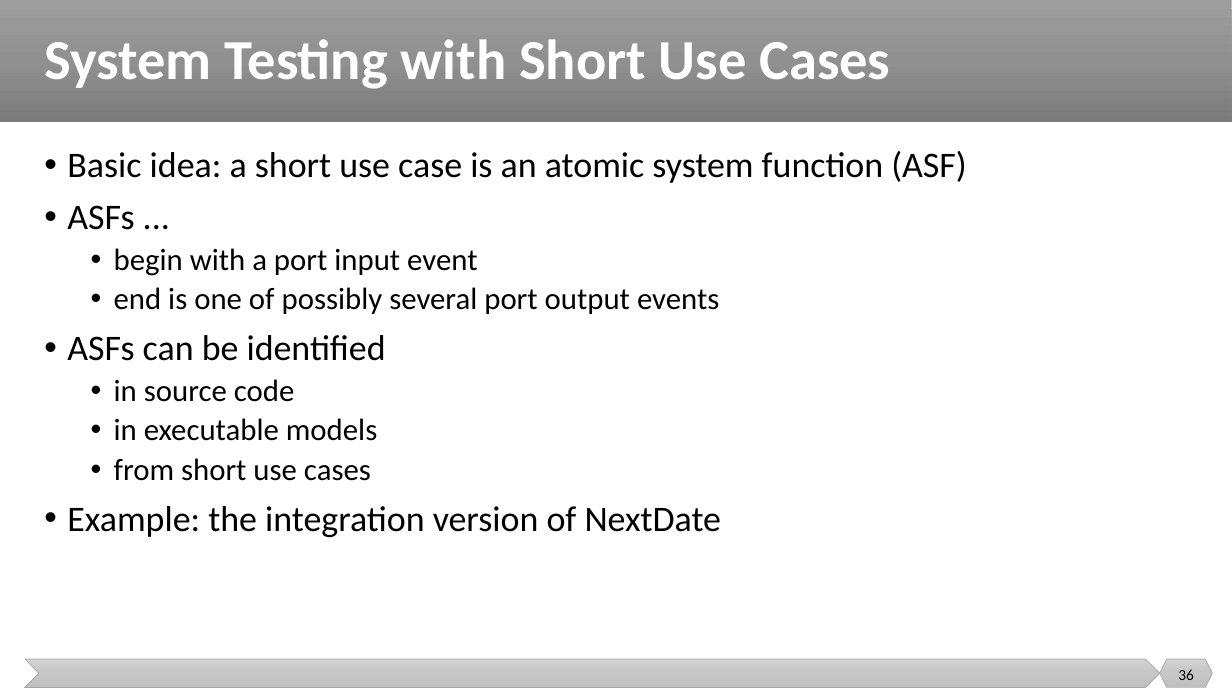
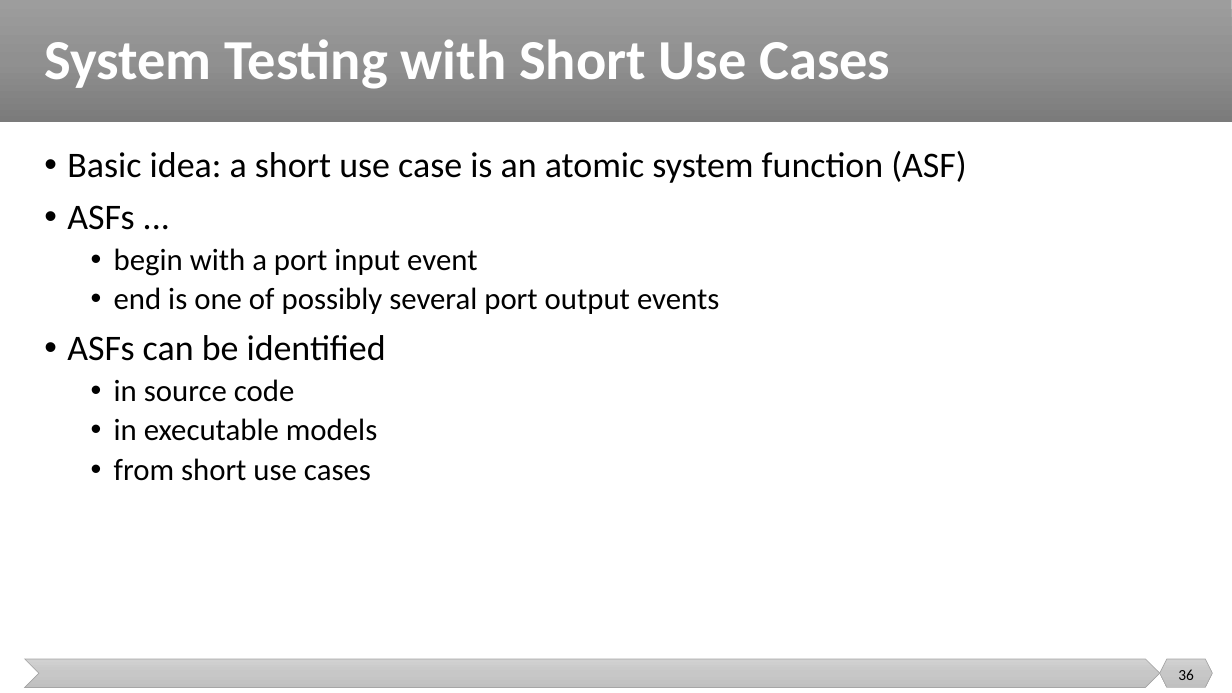
Before and after one commit to malenezi/malenezi, a slide deck: slide 36 of new_SE401/Lectures/8-Integration, System and Regression Testing/System Testing.pptx. Drawn at 1232x693 pixels with LibreOffice and Linux fonts; fonts in the diff are those of the drawing. Boxes give left, top, right and bottom in pixels: in the first picture for what was removed or moved away, otherwise in the second. Text is boxed around its words. In the diff, an @@ line names an element or a change of style, - is before the commit and + after.

```diff
--- a/new_SE401/Lectures/8-Integration, System and Regression Testing/System Testing.pptx
+++ b/new_SE401/Lectures/8-Integration, System and Regression Testing/System Testing.pptx
@@ text at box(67, 506, 722, 537): paragraph removed @@
-• Example: the integration version of NextDate
```
Also in this commit, not shown: 1 other file.
